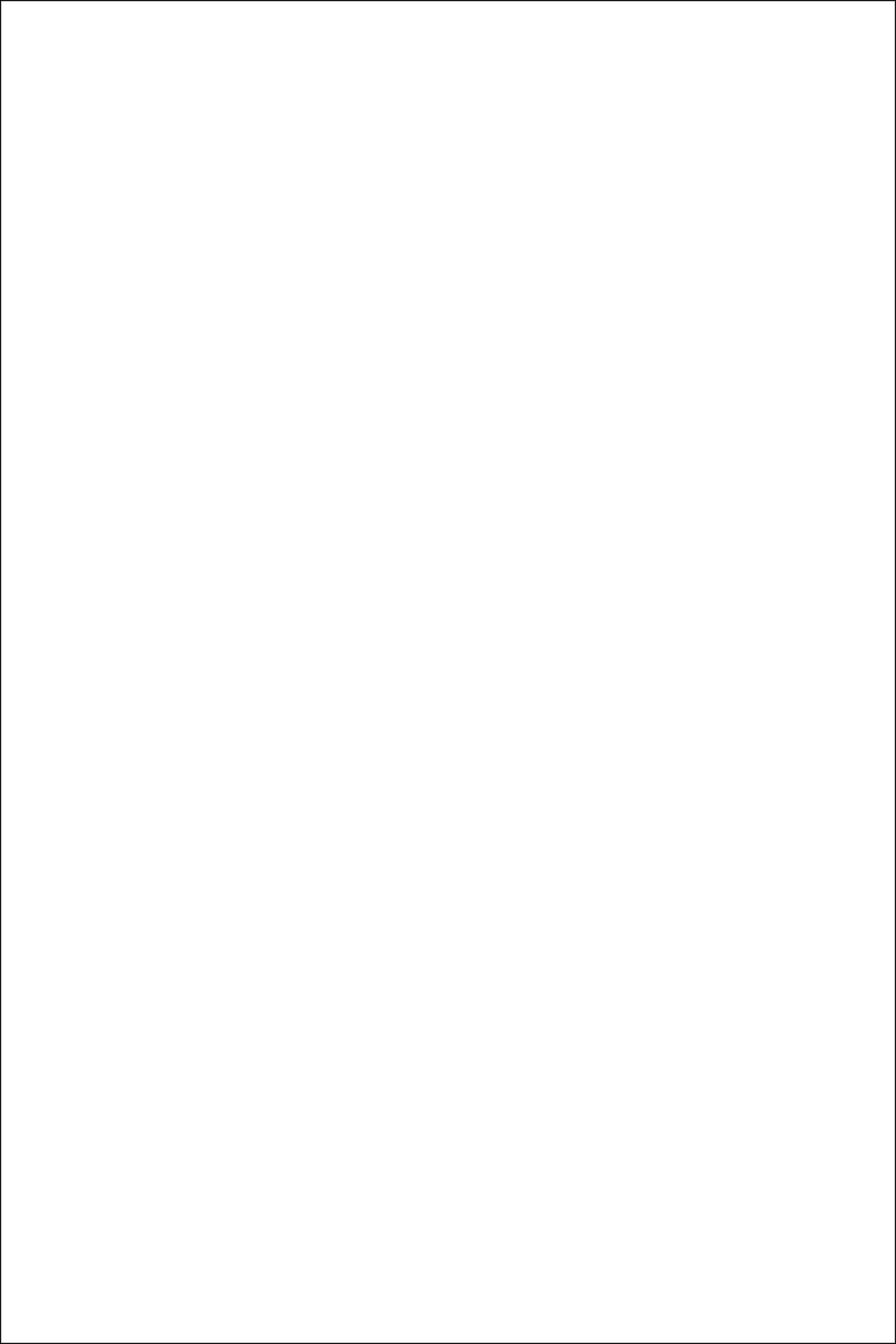
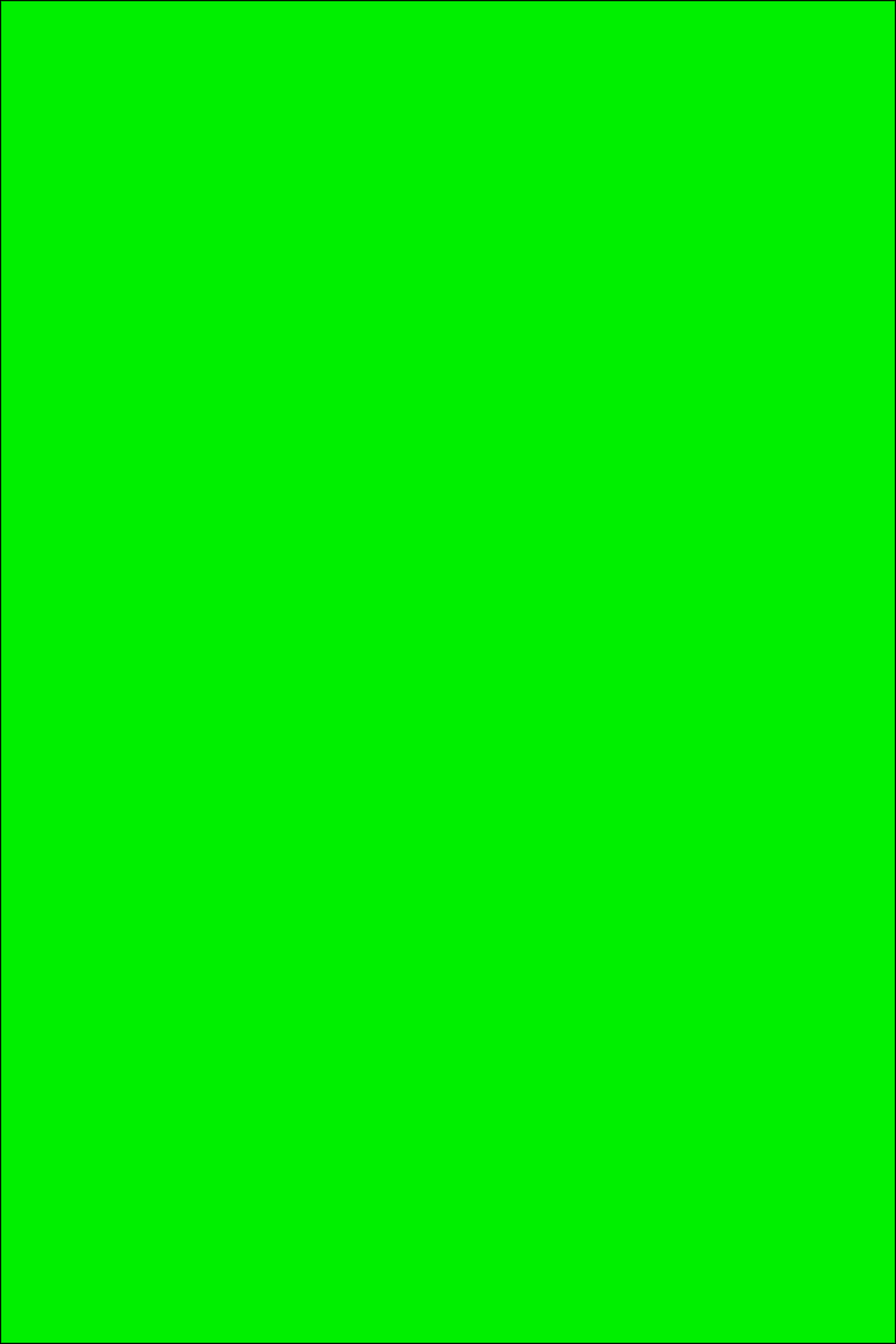
The second (896, 1344) image is a revision of the first. Changes to its layers:
painted on "Background" over [left=0, top=0, right=896, bottom=1344]
